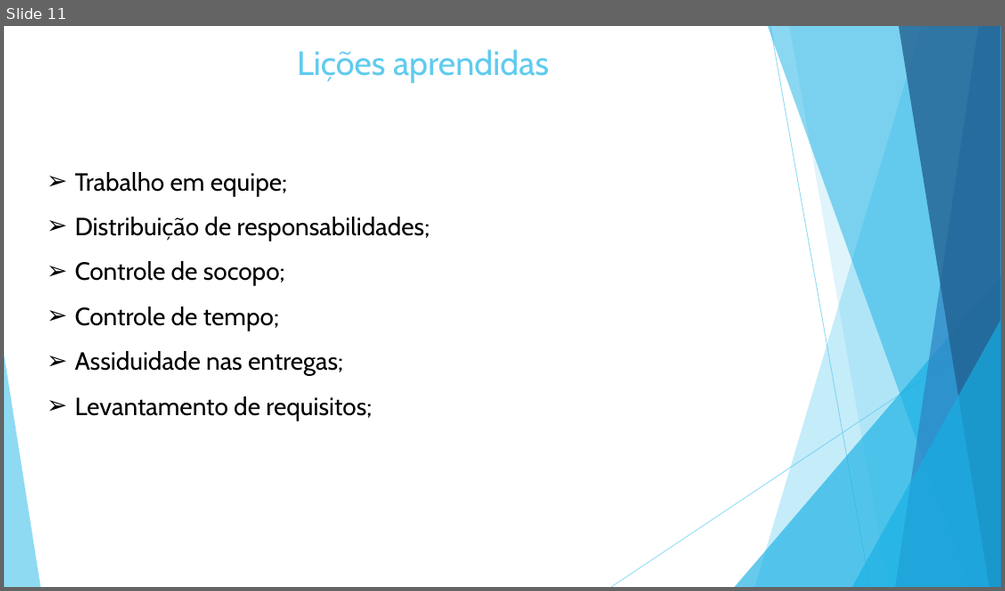
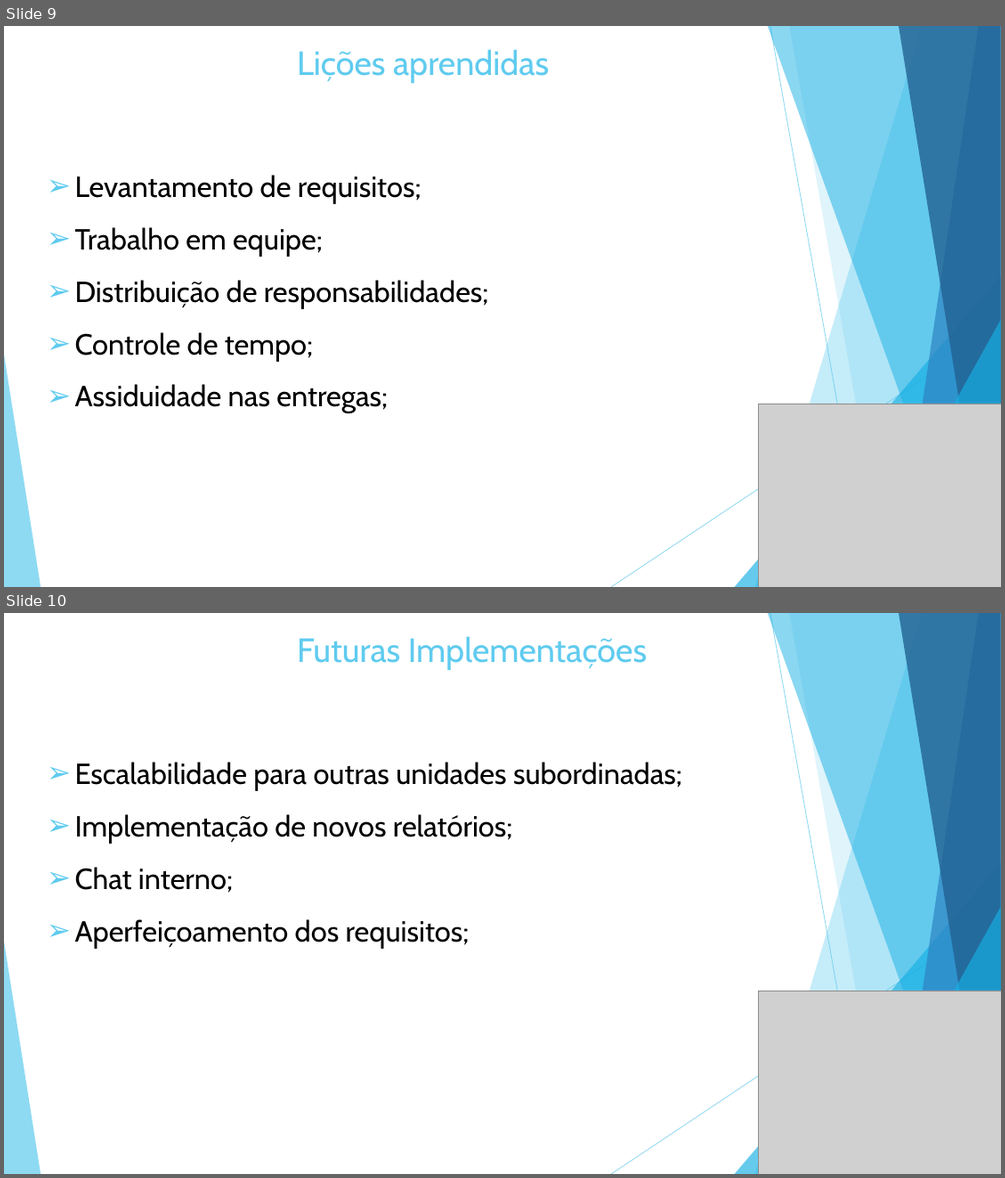
Before and after one commit to darthfreela/project123, a slide deck: CRPO.pptx. Shown one above the other, each under a label of ours: slide 11 before the commit, slides 9 and 10 after it. The pictures are 1005x591 and 1005x1178 pixels, drawn with LibreOffice and Linux fonts; fonts in the diff are those of the drawing; grey boxes stand for pictures. Boxes give left, top, right and bottom in pixels: in the first picture for what was removed or moved away, otherwise in the second. Text is boxed around its words. In the diff, an @@ line names an element or a change of style, - is before the commit and + after.

```diff
--- a/CRPO.pptx
+++ b/CRPO.pptx
@@ slide 10 added at box(4, 613, 1001, 1174), background #FFFFFF; not listed: 10 template elements that a slide beside it also shows @@
@@ title added at box(297, 636, 647, 670), 32.4 pt, text #5FCBEF @@
+Futuras Implementações
@@ text added at box(75, 762, 682, 949), 28 pt, text #000000 @@
+➢ Escalabilidade para outras unidades subordinadas;
+➢ Implementação de novos relatórios;
+➢ Chat interno;
+➢ Aperfeiçoamento dos requisitos;
@@ picture added at box(759, 990, 1001, 1174) @@
@@ what was slide 11 is now slide 9 @@
@@ slide 9 changed as well @@
@@ text at box(75, 175, 421, 204): paragraph added @@
+➢ Levantamento de requisitos;
@@ text at box(75, 227, 489, 413): size 24 to 28 pt in "Trabalho em equipe;", "Distribuição de responsabilidades;", "Controle de tempo;", "Assiduidade nas entregas;" @@
@@ text at box(75, 261, 285, 286): paragraph removed @@
-➢ Controle de socopo;
@@ text at box(75, 396, 372, 420): paragraph removed @@
-➢ Levantamento de requisitos;
@@ picture added at box(759, 403, 1001, 587) @@
```
Also in this commit, not shown: 10 other slides changed, 2 slides removed.
